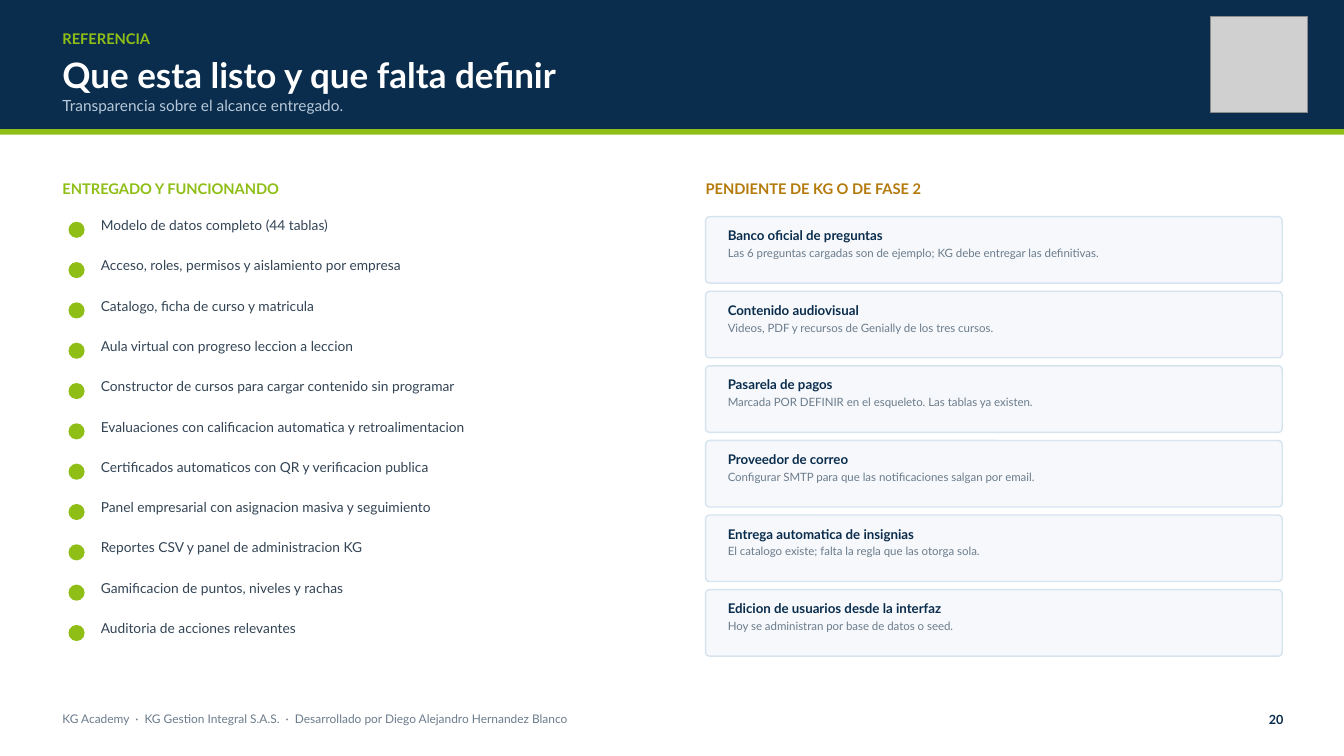
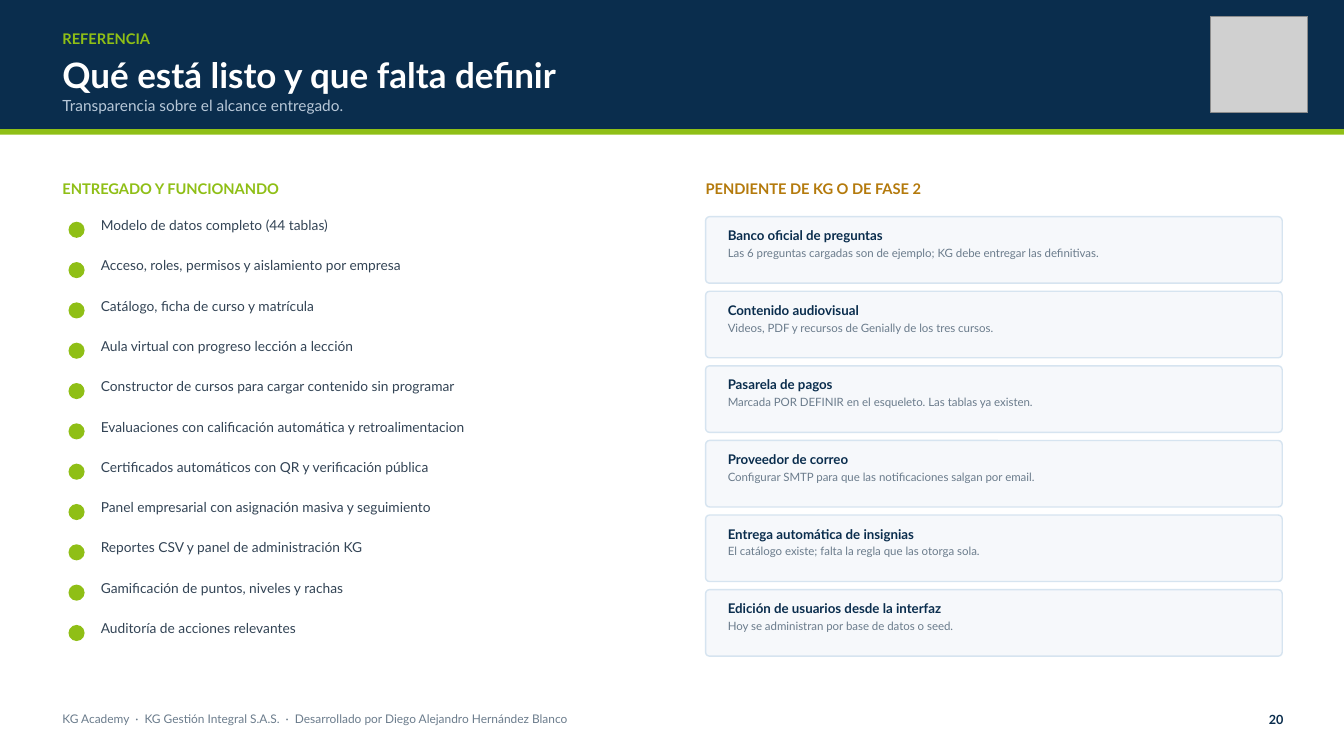
Before and after one commit to DIDAKUS1177/KG-Academy, a slide deck: slide 21 of docs/KG_Academy_Manual_Funcional.pptx. Drawn at 1344x756 pixels with LibreOffice and Linux fonts; fonts in the diff are those of the drawing; grey boxes stand for pictures. Boxes give left, top, right and bottom in pixels: in the first picture for what was removed or moved away, otherwise in the second. Text is boxed around its words. In the diff, an @@ line names an element or a change of style, - is before the commit and + after.

```diff
--- a/docs/KG_Academy_Manual_Funcional.pptx
+++ b/docs/KG_Academy_Manual_Funcional.pptx
@@ text at (62,62,556,94): text changed @@
-Que esta listo y que falta definir
+Qué está listo y que falta definir
@@ text at (101,301,314,313): text changed @@
-Catalogo, ficha de curso y matricula
+Catálogo, ficha de curso y matrícula
@@ text at (101,341,353,354): text changed @@
-Aula virtual con progreso leccion a leccion
+Aula virtual con progreso lección a lección
@@ text at (101,422,464,434): text changed @@
-Evaluaciones con calificacion automatica y retroalimentacion
+Evaluaciones con calificación automática y retroalimentacion
@@ text at (101,462,428,475): text changed @@
-Certificados automaticos con QR y verificacion publica
+Certificados automáticos con QR y verificación pública
@@ text at (101,502,431,515): text changed @@
-Panel empresarial con asignacion masiva y seguimiento
+Panel empresarial con asignación masiva y seguimiento
@@ text at (728,529,979,557): text changed @@
-Entrega automatica de insignias
-El catalogo existe; falta la regla que las otorga sola.
+Entrega automática de insignias
+El catálogo existe; falta la regla que las otorga sola.
@@ text at (101,542,363,555): text changed @@
-Reportes CSV y panel de administracion KG
+Reportes CSV y panel de administración KG
@@ text at (101,583,343,596): text changed @@
-Gamificacion de puntos, niveles y rachas
+Gamificación de puntos, niveles y rachas
@@ text at (728,603,941,613): text changed @@
-Edicion de usuarios desde la interfaz
+Edición de usuarios desde la interfaz
@@ text at (62,714,567,725): text changed @@
-KG Academy · KG Gestion Integral S.A.S. · Desarrollado por Diego Alejandro Hernandez Blanco
+KG Academy · KG Gestión Integral S.A.S. · Desarrollado por Diego Alejandro Hernández Blanco
```
Also in this commit, not shown: 21 other slides changed, 9 other files.
